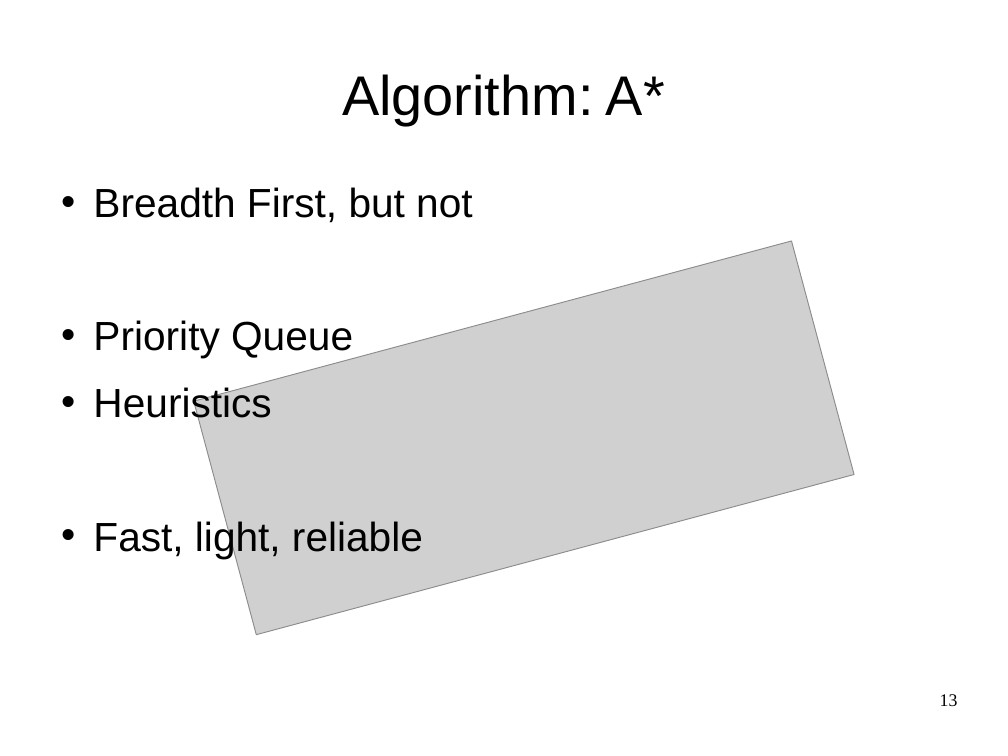
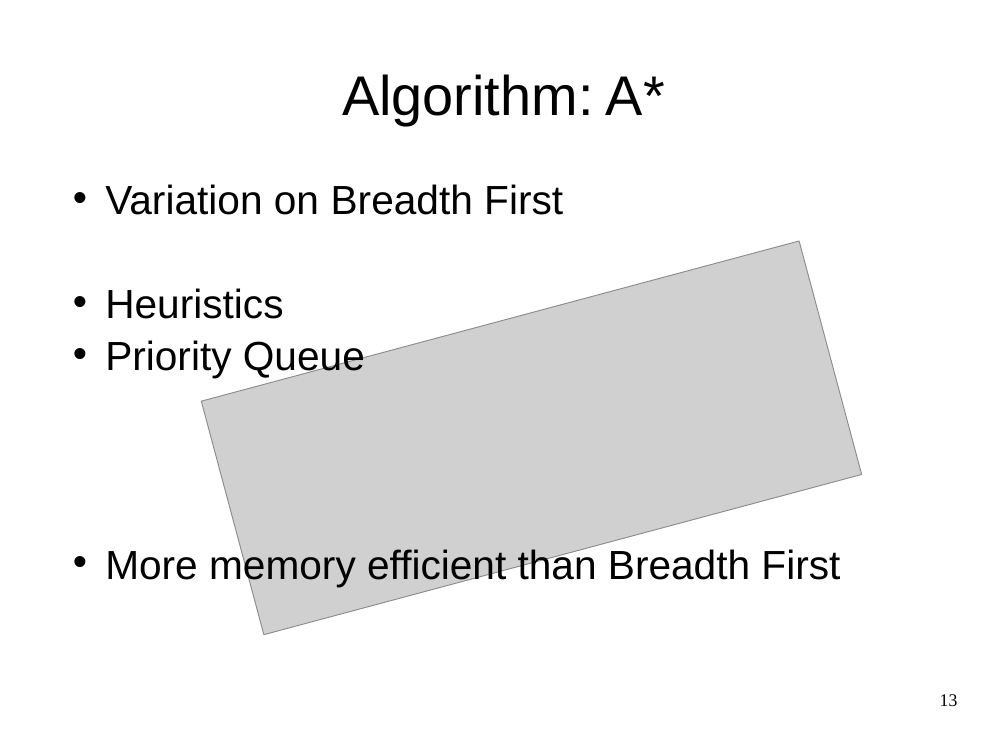
Before and after one commit to SjoerdvanderHeijden/Formule-i, a slide deck: slide 13 of PresRushHour4.ppt. Drawn at 1008x756 pixels with LibreOffice and Linux fonts; fonts in the diff are those of the drawing; grey boxes stand for pictures. Boxes give left, top, right and bottom in pixels: in the first picture for what was removed or moved away, otherwise in the second. Text is boxed around its words. In the diff, an @@ line names an element or a change of style, - is before the commit and + after.

```diff
--- a/PresRushHour4.ppt
+++ b/PresRushHour4.ppt
@@ text "Variation on Breadth First": place and size @@
-text "Variation on Breadth First" at [93, 187, 472, 558]
+text "Variation on Breadth First" at [105, 184, 840, 586]
@@ text at [105, 184, 563, 319]: text changed @@
-• Breadth First, but not
+• Variation on Breadth First
+• Heuristics
@@ picture: place and size @@
-picture at [194, 241, 855, 635]
+picture at [202, 241, 862, 635]
@@ text at [105, 340, 365, 378]: line spacing 1 to 0.7 @@
@@ text at [105, 546, 840, 586]: text changed @@
-• Heuristics
-• Fast, light, reliable
+• More memory efficient than Breadth First
```
Also in this commit, not shown: 1 other slide changed, 3 slides added, 1 slide removed.
